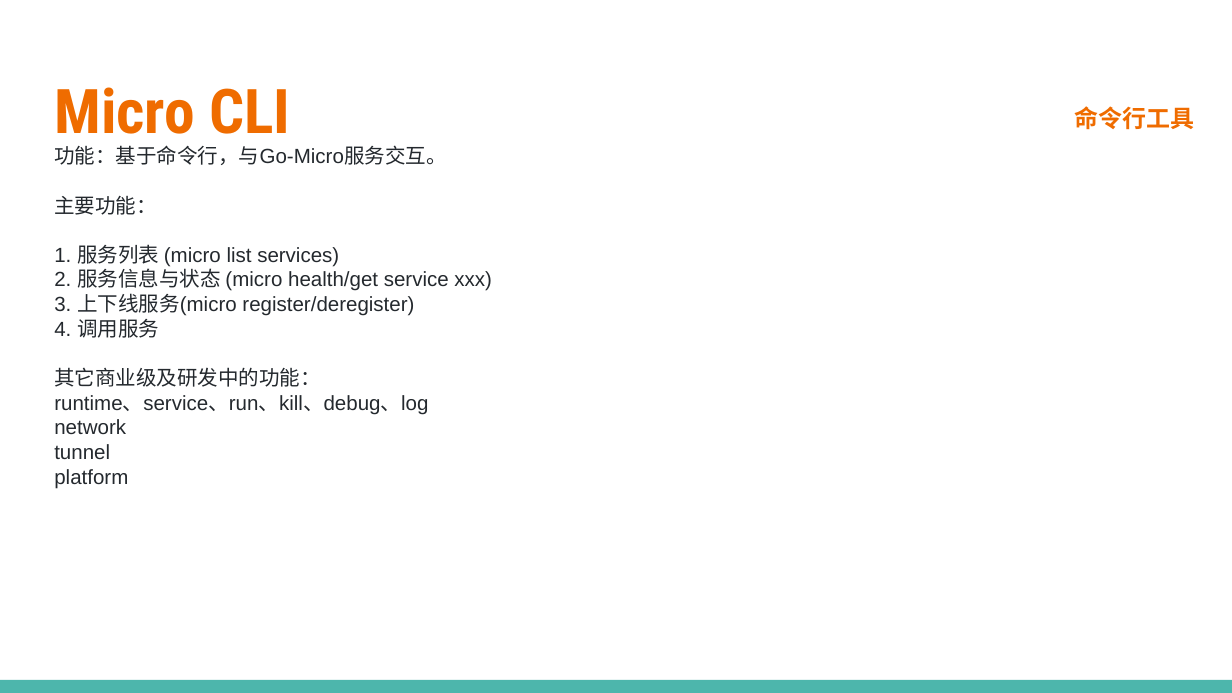
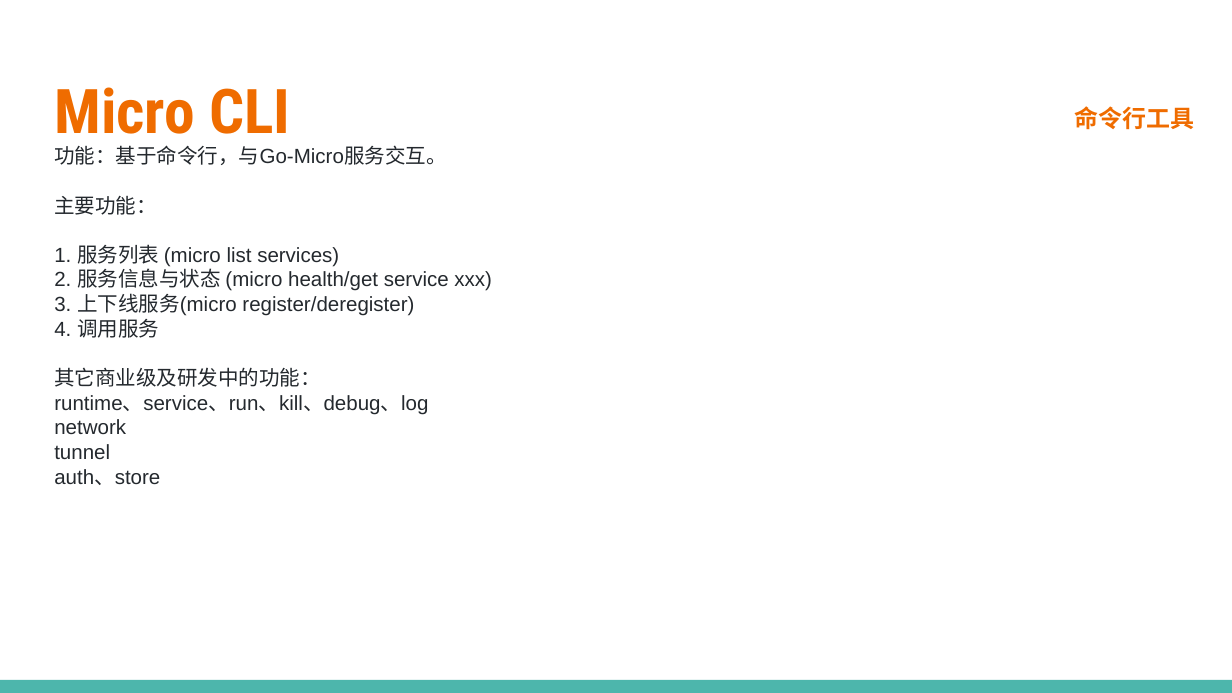
Before and after one commit to printfcoder/stack-rpc-tutorials, a slide deck: slide 13 of others/share/learning-go/【第三期】Micro工具集.pptx. Drawn at 1232x693 pixels with LibreOffice and Linux fonts; fonts in the diff are those of the drawing; background and template pictures are left out. Boxes give left, top, right and bottom in pixels: in the first picture for what was removed or moved away, otherwise in the second. Text is boxed around its words. In the diff, an @@ line names an element or a change of style, - is before the commit and + after.

Commit message:
夜读第三期 Micro Proxy

```diff
--- a/others/share/learning-go/【第三期】Micro工具集.pptx
+++ b/others/share/learning-go/【第三期】Micro工具集.pptx
@@ text at [54,469,160,485]: text changed @@
-platform
+auth、store
```
Also in this commit, not shown: 1 other slide changed, 1 slide added, 1 slide removed, 4 other files.
